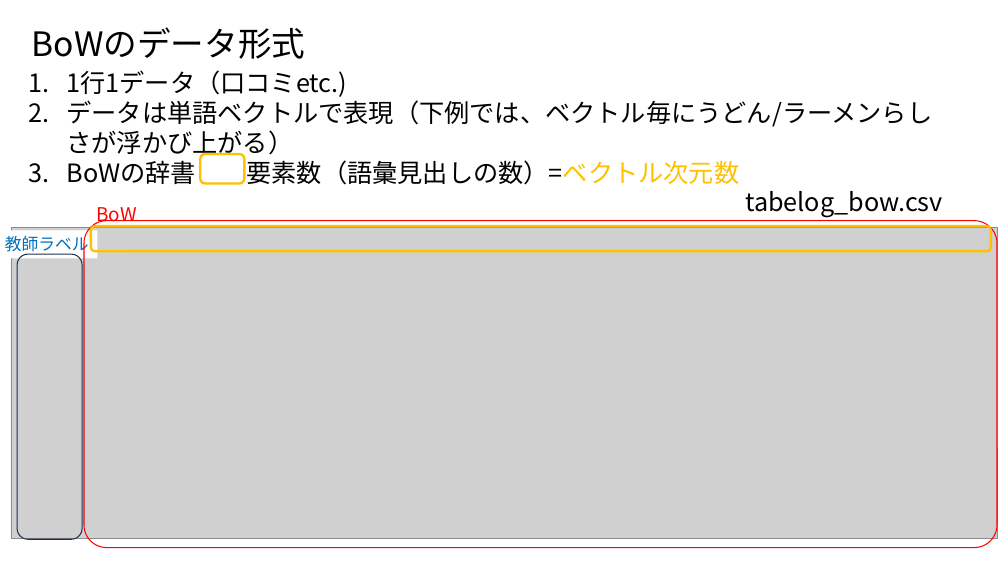
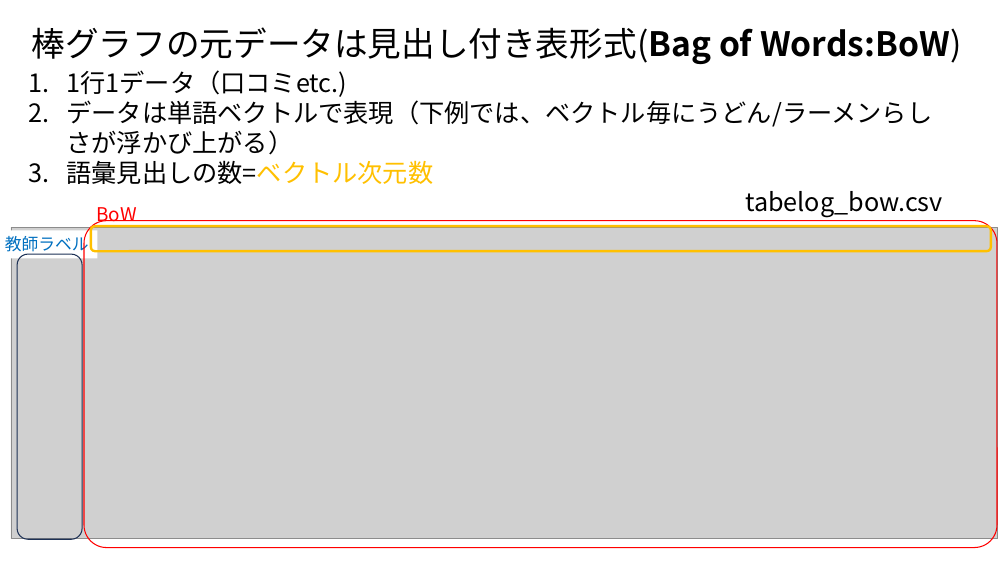
Before and after one commit to ueharaLab/NLP3_BoW, a slide deck: slide 5 of textmining3 BOW.pptx. Drawn at 1008x567 pixels with LibreOffice and Linux fonts; fonts in the diff are those of the drawing; grey boxes stand for pictures. Boxes give left, top, right and bottom in pixels: in the first picture for what was removed or moved away, otherwise in the second. Text is boxed around its words. In the diff, an @@ line names an element or a change of style, - is before the commit and + after.

```diff
--- a/textmining3 BOW.pptx
+++ b/textmining3 BOW.pptx
@@ text at <box>32,27,962,64</box>: text changed @@
-BoWのデータ形式
+棒グラフの元データは見出し付き表形式(Bag of Words:BoW)
@@ text at <box>67,160,434,184</box>: text changed @@
-3. BoWの辞書 要素数（語彙見出しの数）=ベクトル次元数
+3. 語彙見出しの数=ベクトル次元数
@@ rounded rectangle removed at <box>200,154,244,184</box> @@
```
Also in this commit, not shown: 3 other slides changed, 3 slides added, 2 other files.
